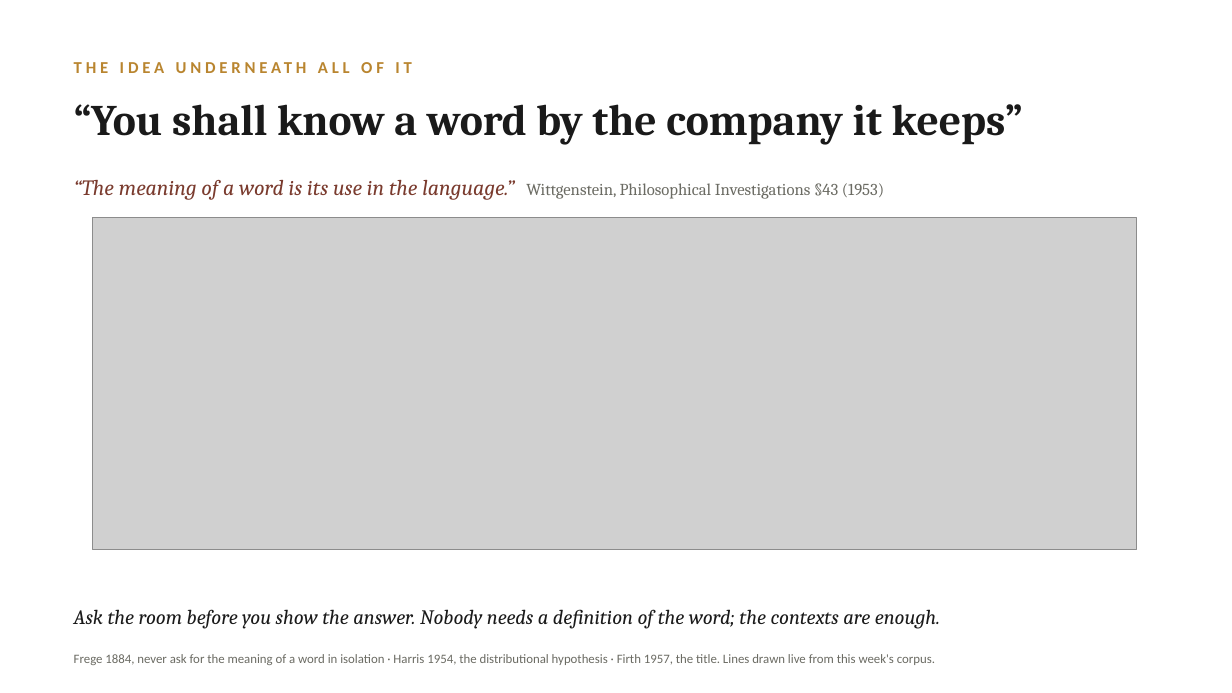
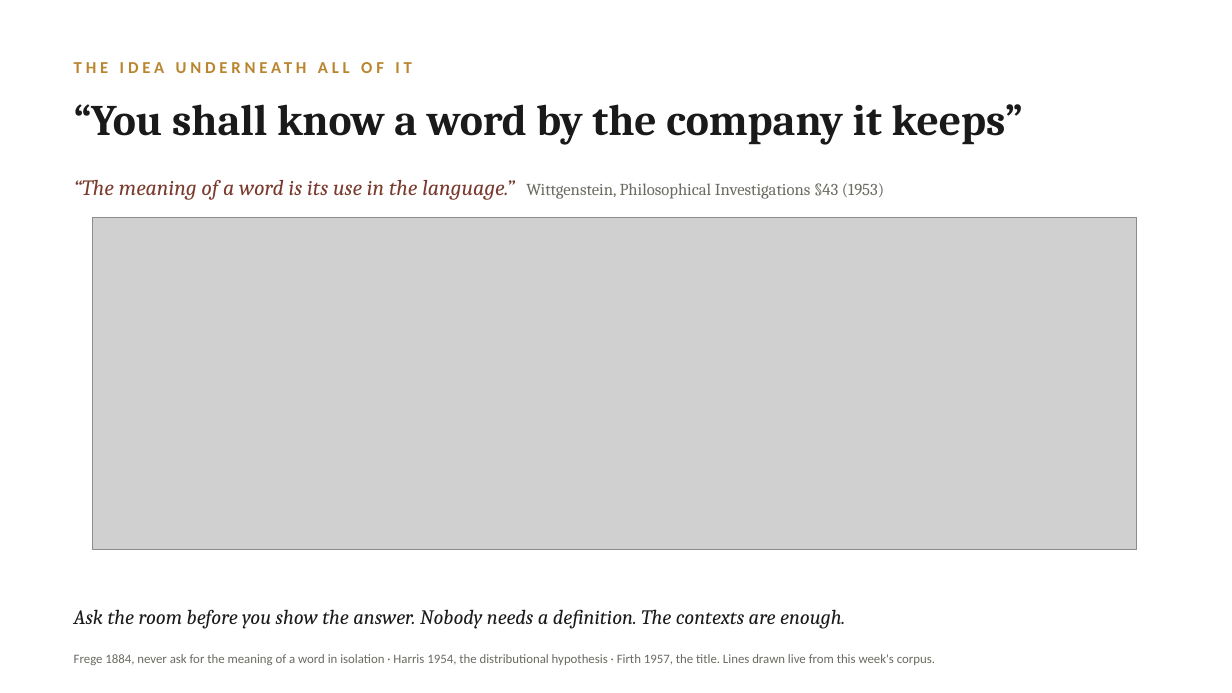
Before and after one commit to lucianli123/culture-as-data-2026, a slide deck: slide 13 of slides/week-04-lecture-draft.pptx. Drawn at 1232x693 pixels with LibreOffice and Linux fonts; fonts in the diff are those of the drawing; grey boxes stand for pictures. Boxes give left, top, right and bottom in pixels: in the first picture for what was removed or moved away, otherwise in the second. Text is boxed around its words. In the diff, an @@ line names an element or a change of style, - is before the commit and + after.

```diff
--- a/slides/week-04-lecture-draft.pptx
+++ b/slides/week-04-lecture-draft.pptx
@@ text at <box>74,609,845,629</box>: text changed @@
-Ask the room before you show the answer. Nobody needs a definition of the word; the contexts are enough.
+Ask the room before you show the answer. Nobody needs a definition. The contexts are enough.
```
Also in this commit, not shown: 9 other slides changed, 2 other files.
